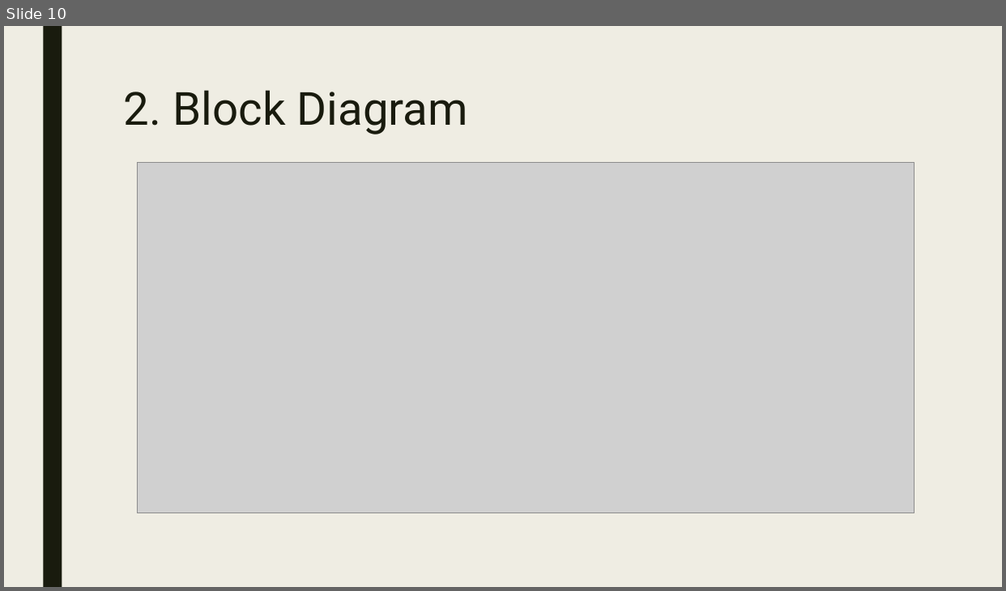
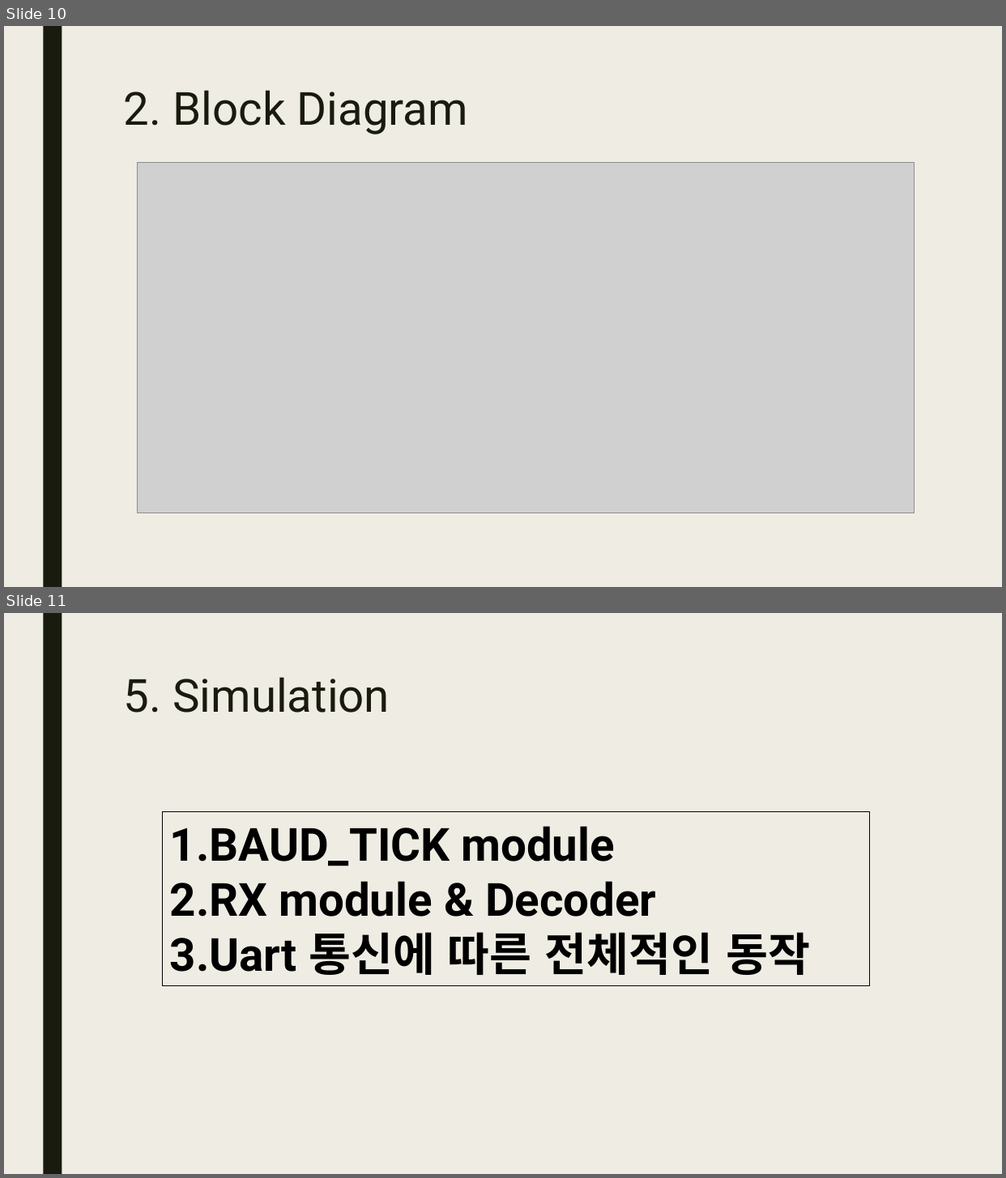
Before and after one commit to JunHyoung0608/Verilog_2026_Project, a slide deck: L01_uart_stopwatch_watch/이준형_stopwatch_watch_rev1.pptx. Shown one above the other, each under a label of ours: slide 10 before the commit, slides 10 and 11 after it. The pictures are 1006x591 and 1006x1178 pixels, drawn with LibreOffice and Linux fonts; fonts in the diff are those of the drawing; grey boxes stand for pictures. Boxes give left, top, right and bottom in pixels: in the first picture for what was removed or moved away, otherwise in the second. Text is boxed around its words. In the diff, an @@ line names an element or a change of style, - is before the commit and + after.

Commit message:
L02_add_Uart_rx1

```diff
--- a/L01_uart_stopwatch_watch/이준형_stopwatch_watch_rev1.pptx
+++ b/L01_uart_stopwatch_watch/이준형_stopwatch_watch_rev1.pptx
@@ slide 11 added at bbox=[4, 613, 1002, 1174], background #EFEDE3; not listed: 1 template element that a slide beside it also shows @@
@@ title added at bbox=[124, 677, 390, 713], 44 pt, text #191B0E @@
+5. Simulation
@@ rectangle added at bbox=[163, 812, 870, 986], outline #000000 0.75 pt, 44 pt, text #000000, bold @@
+1. BAUD_TICK module
+2. RX module & Decoder
+3. Uart 통신에 따른 전체적인 동작
```
Also in this commit, not shown: 1 slide changed, 11 other slides added, 37 slides removed, 4 other files.
